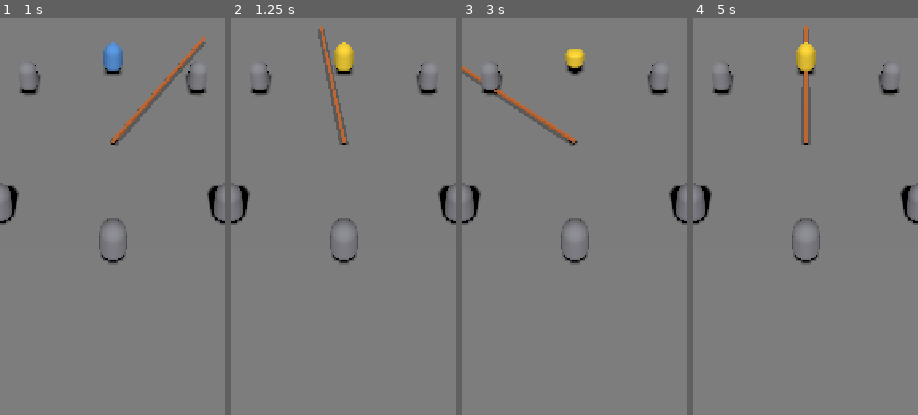
Above: before the commit, frames 1-4 (left to right).
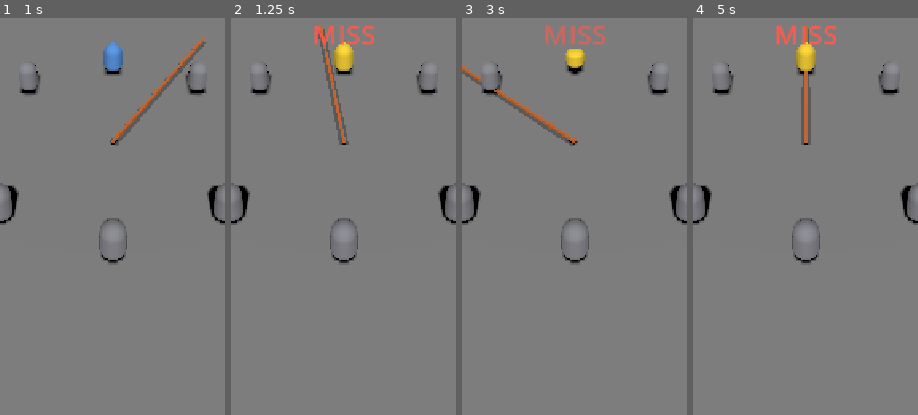
Above: after the commit, the same moments.

Repository: SametCanMavzer/loop-out
Game: Godot game, scene res://scenes/dev/arena_test.tscn
Two runs of this game, one before a commit and one after it. Both use one fixed random seed, a clock stepped at 60 frames per second and the inputs below. This scene is started directly instead of the project's main scene.
Inputs:
- Up to frame 1 (1 s): click "↻ Yeniden Başlat" at 0.5 s
- Up to frame 2 (1.25 s): no input
- Up to frame 3 (3 s): click "↻ Yeniden Başlat" at 1.25 s; click "↻ Yeniden Başlat" at 2 s; tap Enter at 2.75 s; tap S (duck) at 2.85 s
- Up to frame 4 (5 s): tap Space (jump) at 3.02, 3.77 s; tap E at 3.6 s; tap R at 4.35 s
The pictures show only the part of the screen within x 25-75%, y 36-86%; the shares and areas given below are measured in that part.

Frame 1 is identical in both runs. In frame 2, 0.7% of the frame differs, in the area x 36-64%, y 2-7%; in frame 3, 0.6%; in frame 4, 0.7%.

Commit message:
chore: add PERFECT/GRAZE/MISS feedback label to arena_test
Co-Authored-By: Claude Opus 4.8 <noreply@anthropic.com>

Diff:
--- a/scenes/dev/arena_test.tscn
+++ b/scenes/dev/arena_test.tscn
@@ -34,6 +34,20 @@
 offset_bottom = 60.0
 text = "..."
 
+[node name="Feedback" type="Label" parent="UI"]
+anchors_preset = 8
+anchor_left = 0.5
+anchor_top = 0.5
+anchor_right = 0.5
+anchor_bottom = 0.5
+offset_left = -140.0
+offset_top = -180.0
+offset_right = 140.0
+offset_bottom = -130.0
+theme_override_font_sizes/font_size = 44
+horizontal_alignment = 1
+text = ""
+
 [node name="Restart" type="Button" parent="UI"]
 focus_mode = 0
 offset_left = 16.0
--- a/scripts/dev/arena_test.gd
+++ b/scripts/dev/arena_test.gd
@@ -35,6 +35,9 @@
 @onready var _input: InputQueue = $Input
 @onready var _rope_viz: RopeVisual = $RopeSpinner
 @onready var _info: Label = $UI/Info
+@onready var _feedback: Label = $UI/Feedback
+
+var _flash := 0.0
 
 
 func _ready() -> void:
@@ -106,6 +109,15 @@
 	# F5b: yalnız oyuncu gerçek sendeleme/eleme (dummy'ler yer tutucu — F6 botları gelene dek).
 	if id != _player_id:
 		return
+	# Zıplama sonucu geri bildirimi (PERFECT/GRAZE/MISS)
+	_flash = 1.0
+	match result:
+		Rope.CrossResult.PERFECT:
+			_feedback.text = "PERFECT (%d ms)" % int(_delta_ms); _feedback.modulate = Color(0.3, 1.0, 0.4)
+		Rope.CrossResult.GRAZE:
+			_feedback.text = "GRAZE (%d ms)" % int(_delta_ms); _feedback.modulate = Color(1.0, 0.9, 0.3)
+		Rope.CrossResult.MISS:
+			_feedback.text = "MISS"; _feedback.modulate = Color(1.0, 0.35, 0.3)
 	var j = _players[id].jumper
 	var outcome := _judge.resolve(j, result, Config.pardon_rounds(_round))
 	match outcome:
@@ -176,6 +188,11 @@
 		_players[_player_id].cap.position.y = 0.7 + _viz_y
 		_players[_player_id].cap.scale.y = 0.6 if pj.is_ducking else 1.0
 
+	# Geri bildirim yazısını soldur
+	if _flash > 0.0:
+		_flash = maxf(0.0, _flash - dt * 1.2)
+		_feedback.modulate.a = _flash
+
 	# Elenen gövdeleri uçur + soldur
 	var still := []
 	for f in _flying:
